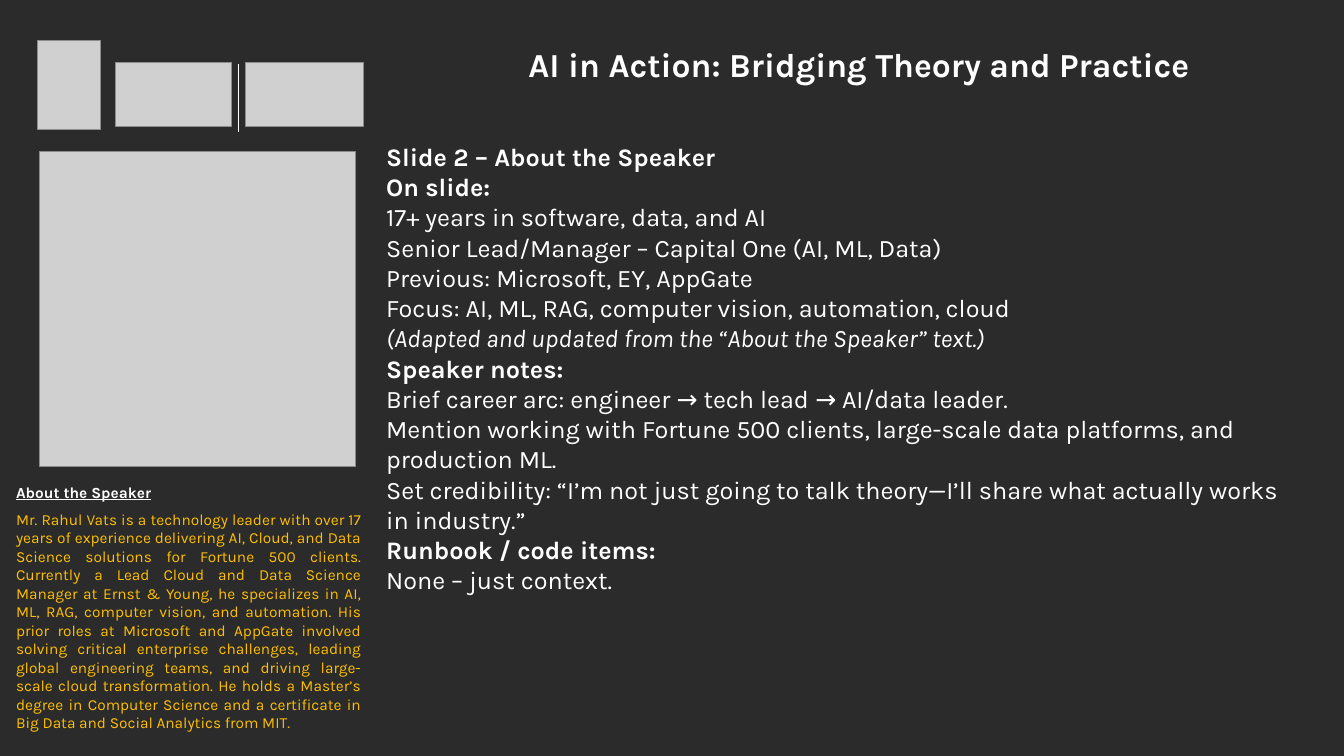
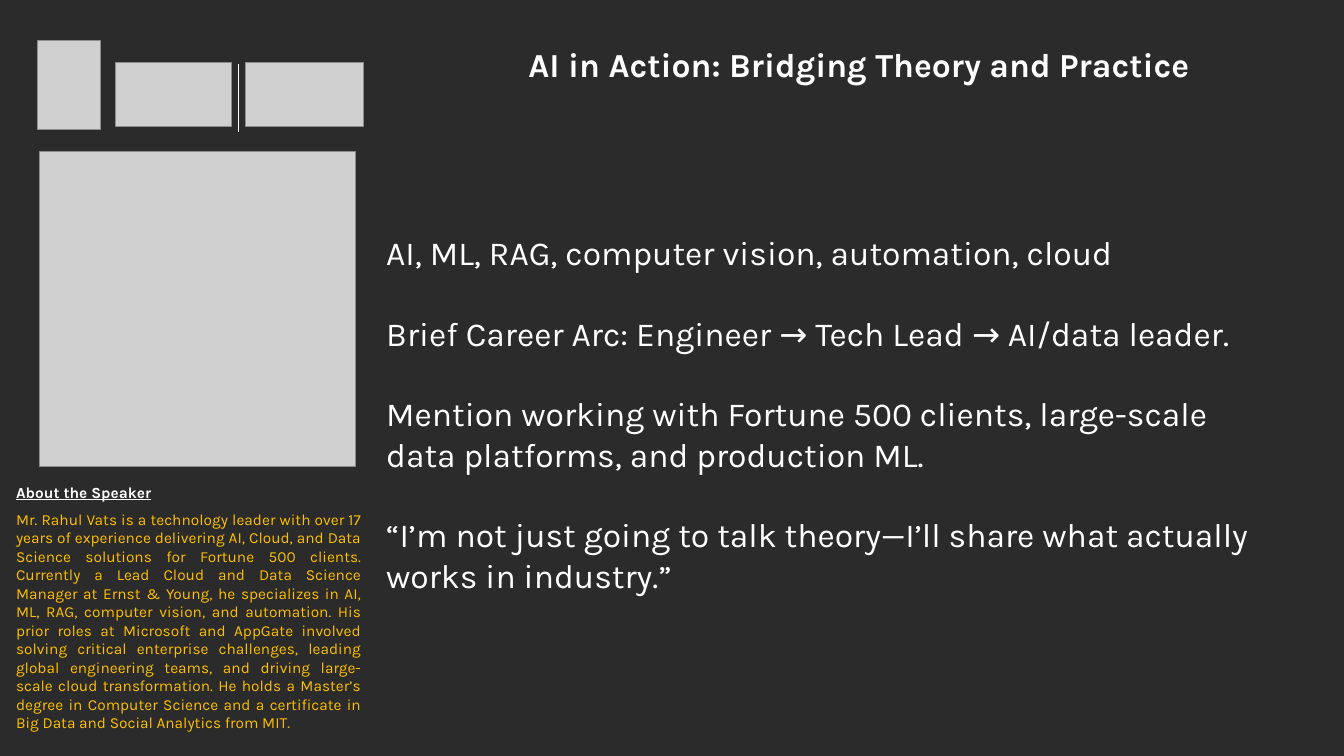
Before and after one commit to rvats/CardiffMetropolitanUniversity_Talk_By_RahulVats, a slide deck: slide 7 of AITalk_at_Cardiff_By_RahulVats.pptx (slide 6 before the commit). Drawn at 1344x756 pixels with LibreOffice and Linux fonts; fonts in the diff are those of the drawing; grey boxes stand for pictures; background and template pictures are left out; a plain dark background stands for a picture behind light text. Boxes give left, top, right and bottom in pixels: in the first picture for what was removed or moved away, otherwise in the second. Text is boxed around its words. In the diff, an @@ line names an element or a change of style, - is before the commit and + after.

```diff
--- a/AITalk_at_Cardiff_By_RahulVats.pptx
+++ b/AITalk_at_Cardiff_By_RahulVats.pptx
@@ text at (386, 242, 1229, 355): text changed; size 18 to 24 pt @@
-Slide 2 – About the Speaker
-On slide:
-17+ years in software, data, and AI
-Senior Lead/Manager – Capital One (AI, ML, Data)
-Previous: Microsoft, EY, AppGate
-Focus: AI, ML, RAG, computer vision, automation, cloud
-(Adapted and updated from the “About the Speaker” text.)
-Speaker notes:
-Brief career arc: engineer → tech lead → AI/data leader.
+AI, ML, RAG, computer vision, automation, cloud
+Brief Career Arc: Engineer → Tech Lead → AI/data leader.
@@ text at (386, 403, 1207, 475): size 18 to 24 pt in "Mention working with Fortune 500 clients, large-scale ..." @@
@@ text at (386, 524, 1248, 597): text changed; size 18 to 24 pt @@
-Set credibility: “I’m not just going to talk theory—I’ll share what actually works in industry.”
-Runbook / code items:
-None – just context.
+“I’m not just going to talk theory—I’ll share what actually works in industry.”
```
Also in this commit, not shown: 8 other slides changed, 1 slide added, 9 other files.
